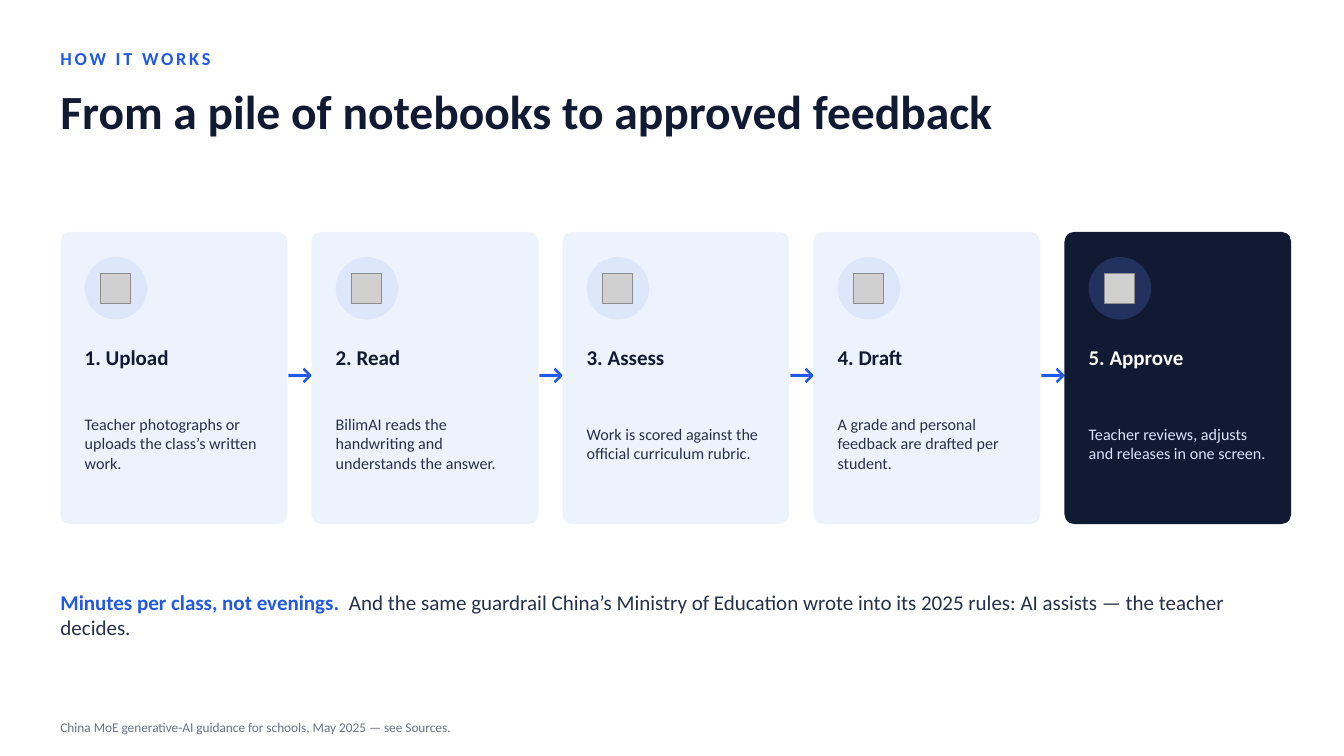
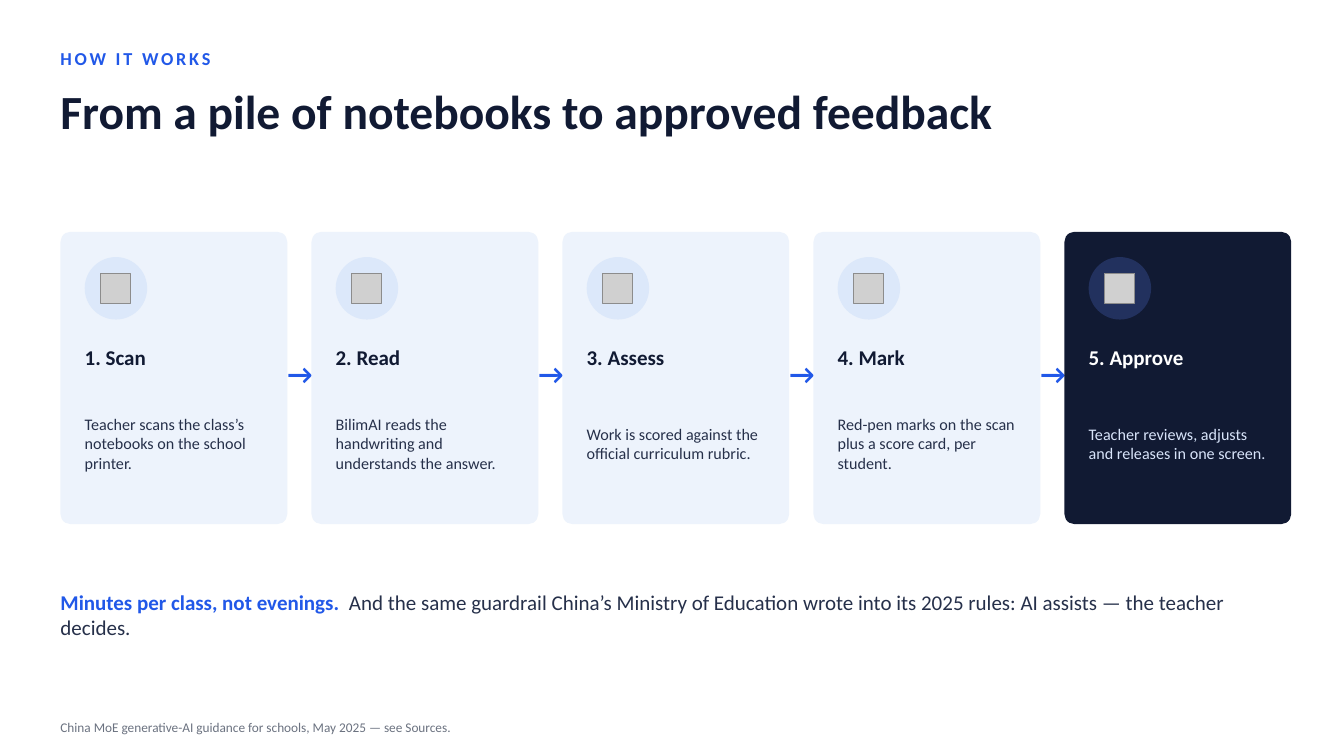
Before and after one commit to NeutroLink/BilimAI, a slide deck: slide 4 of BilimAI-pitch.pptx. Drawn at 1344x756 pixels with LibreOffice and Linux fonts; fonts in the diff are those of the drawing; grey boxes stand for pictures. Boxes give left, top, right and bottom in pixels: in the first picture for what was removed or moved away, otherwise in the second. Text is boxed around its words. In the diff, an @@ line names an element or a change of style, - is before the commit and + after.

```diff
--- a/BilimAI-pitch.pptx
+++ b/BilimAI-pitch.pptx
@@ text at box(85, 351, 146, 365): text changed @@
-1. Upload
+1. Scan
@@ text at box(838, 350, 905, 365): text changed @@
-4. Draft
+4. Mark
@@ text at box(85, 419, 246, 472): text changed @@
-Teacher photographs or uploads the class’s written work.
+Teacher scans the class’s notebooks on the school printer.
@@ text at box(838, 419, 1015, 469): text changed @@
-A grade and personal feedback are drafted per student.
+Red-pen marks on the scan plus a score card, per student.
```
Also in this commit, not shown: 1 other slide changed, 1 slide added.
